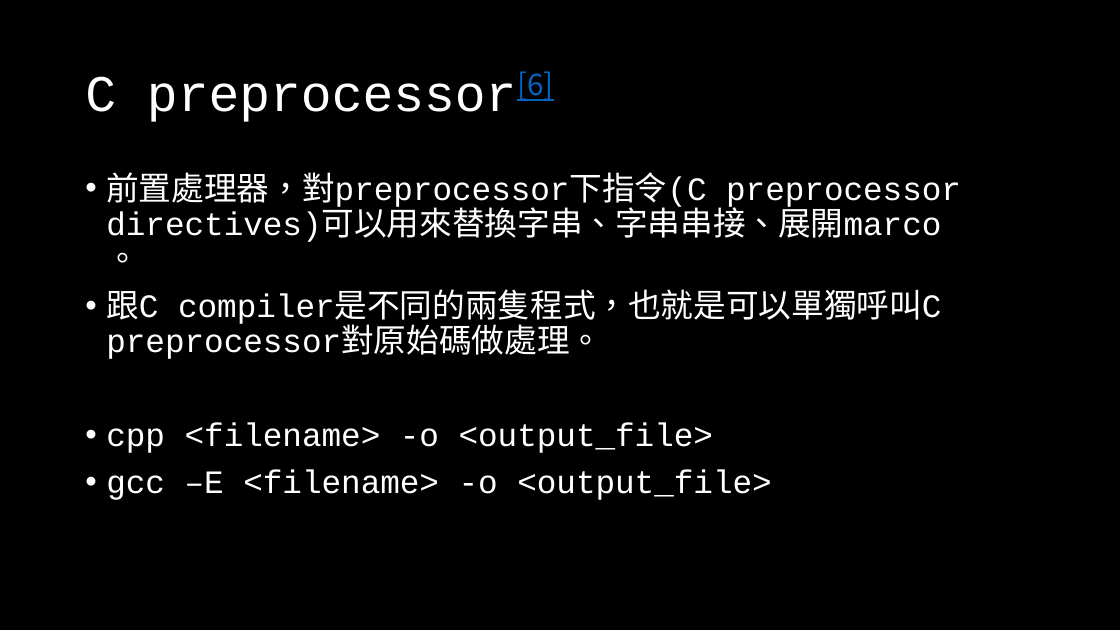
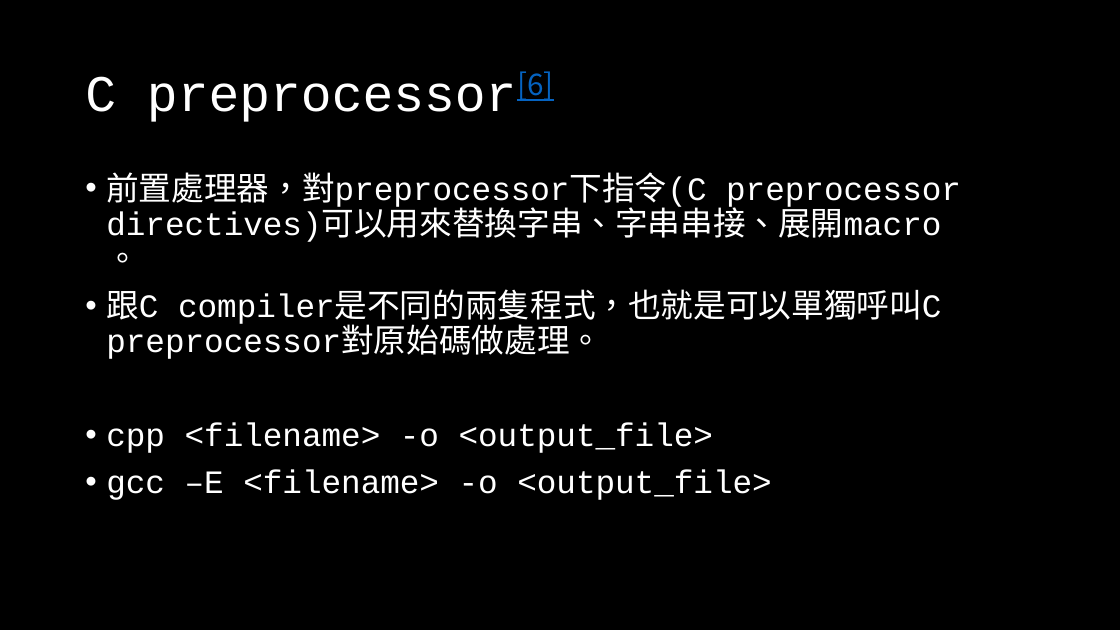
Before and after one commit to OEmiliatanO/those_c_prog_didnt_teach, a slide deck: slide 29 of Ch1/Ch1-basic.pptx. Drawn at 1120x630 pixels with LibreOffice and Linux fonts; fonts in the diff are those of the drawing. Boxes give left, top, right and bottom in pixels: in the first picture for what was removed or moved away, otherwise in the second. Text is boxed around its words. In the diff, an @@ line names an element or a change of style, - is before the commit and + after.

```diff
--- a/Ch1/Ch1-basic.pptx
+++ b/Ch1/Ch1-basic.pptx
@@ text at box(106, 172, 961, 263): text changed @@
-• 前置處理器，對preprocessor下指令(C preprocessor directives)可以用來替換字串、字串串接、展開marco 。
+• 前置處理器，對preprocessor下指令(C preprocessor directives)可以用來替換字串、字串串接、展開macro 。
```
Also in this commit, not shown: 3 other slides changed, 1 slide added, 1 slide removed, 3 other files.
